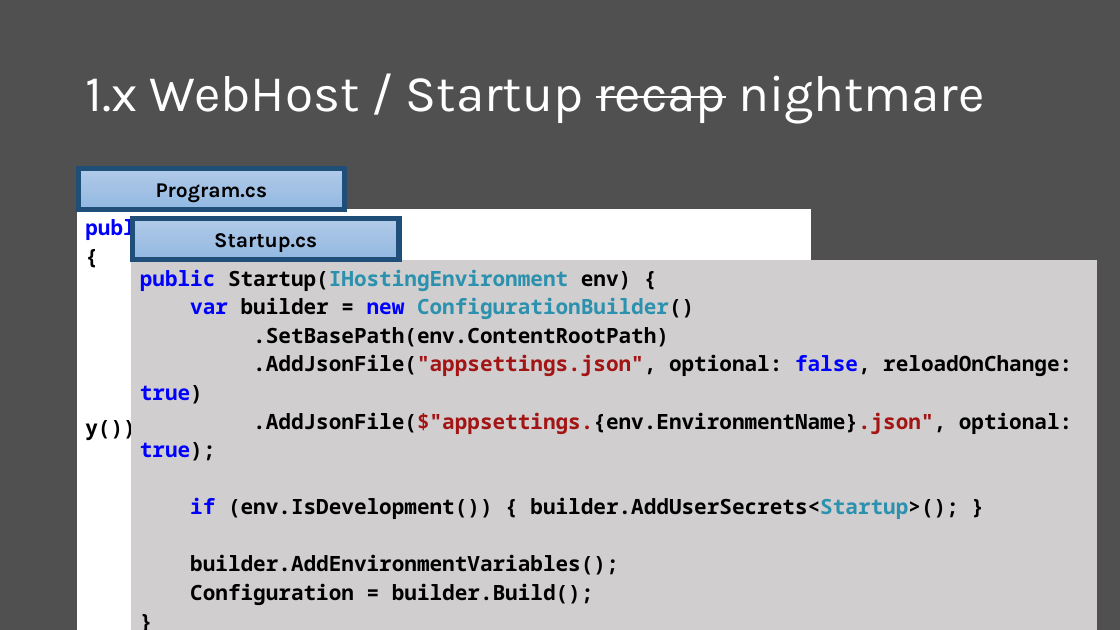
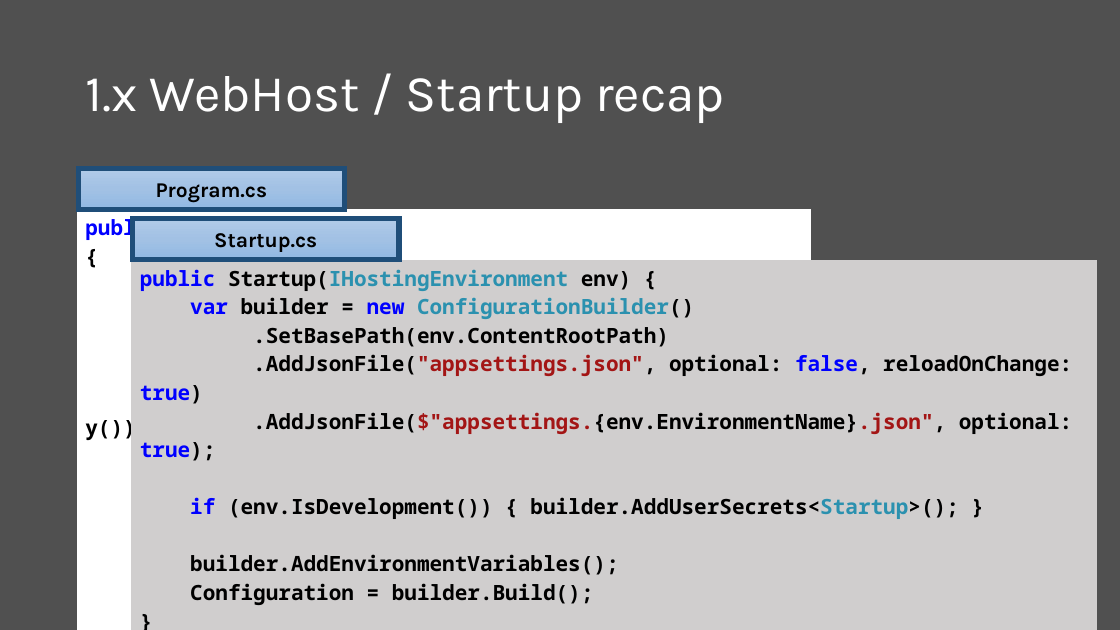
Before and after one commit to scottaddie/slide-decks, a slide deck: slide 11 of Whats New in ASP.NET Core 2.0.pptx. Drawn at 1120x630 pixels with LibreOffice and Linux fonts; fonts in the diff are those of the drawing. Boxes give left, top, right and bottom in pixels: in the first picture for what was removed or moved away, otherwise in the second. Text is boxed around its words. In the diff, an @@ line names an element or a change of style, - is before the commit and + after.

Commit message:
Minor tweaks

```diff
--- a/Whats New in ASP.NET Core 2.0.pptx
+++ b/Whats New in ASP.NET Core 2.0.pptx
@@ title at (85,76,725,123): text changed @@
-1.x WebHost / Startup recap nightmare
+1.x WebHost / Startup recap
```
